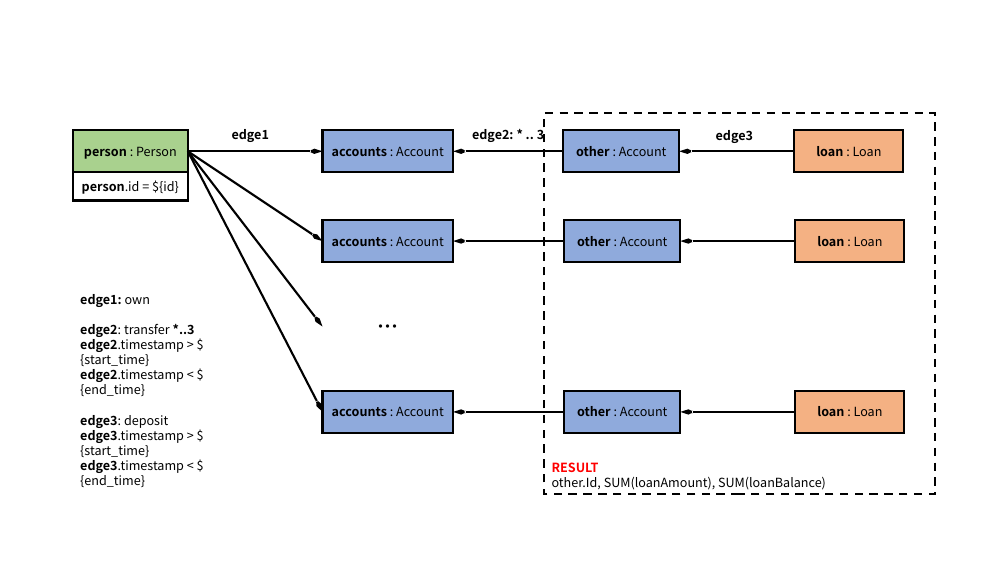
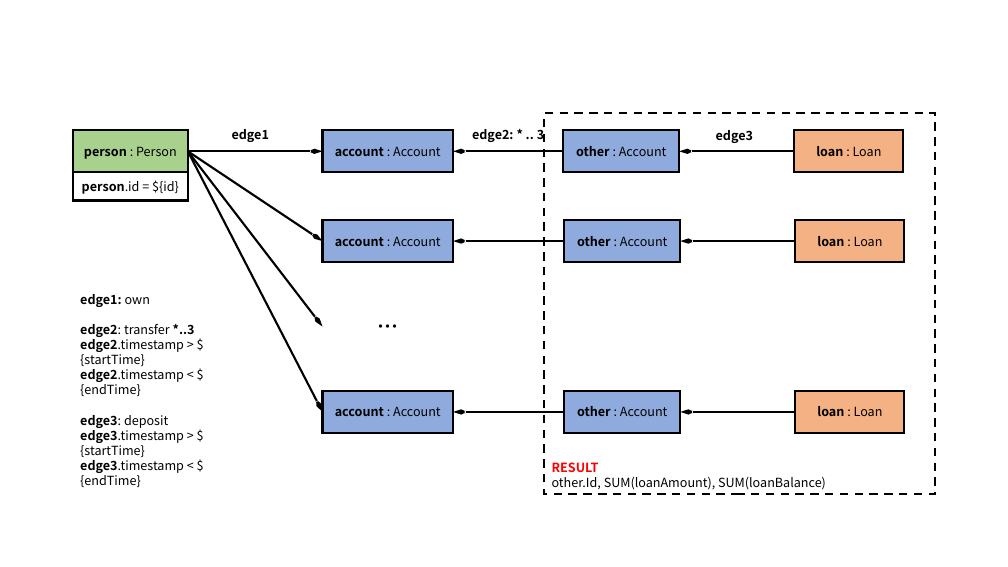
Before and after one commit to ldbc/ldbc_finbench_docs, a slide deck: slide 2 of patterns/transaction-complex-read.pptx. Drawn at 1008x567 pixels with LibreOffice and Linux fonts; fonts in the diff are those of the drawing. Boxes give left, top, right and bottom in pixels: in the first picture for what was removed or moved away, otherwise in the second. Text is boxed around its words. In the diff, an @@ line names an element or a change of style, - is before the commit and + after.

Commit message:
fix gurantee typo error and accounts type error in diagrams

```diff
--- a/patterns/transaction-complex-read.pptx
+++ b/patterns/transaction-complex-read.pptx
@@ text in rectangle at (335,146,441,156): text changed; bold off @@
-accounts : Account
+account : Account
@@ text in rectangle at (335,236,441,246): text changed; bold off @@
-accounts : Account
+account : Account
@@ text at (80,336,184,396): text changed @@
-edge2.timestamp > ${start_time}
-edge2.timestamp < ${end_time}
+edge2.timestamp > ${startTime}
+edge2.timestamp < ${endTime}
@@ text in rectangle at (335,406,441,416): text changed; bold off @@
-accounts : Account
+account : Account
@@ text at (80,427,184,487): text changed @@
-edge3.timestamp > ${start_time}
-edge3.timestamp < ${end_time}
+edge3.timestamp > ${startTime}
+edge3.timestamp < ${endTime}
```
Also in this commit, not shown: 12 other slides changed, 3 other files.
